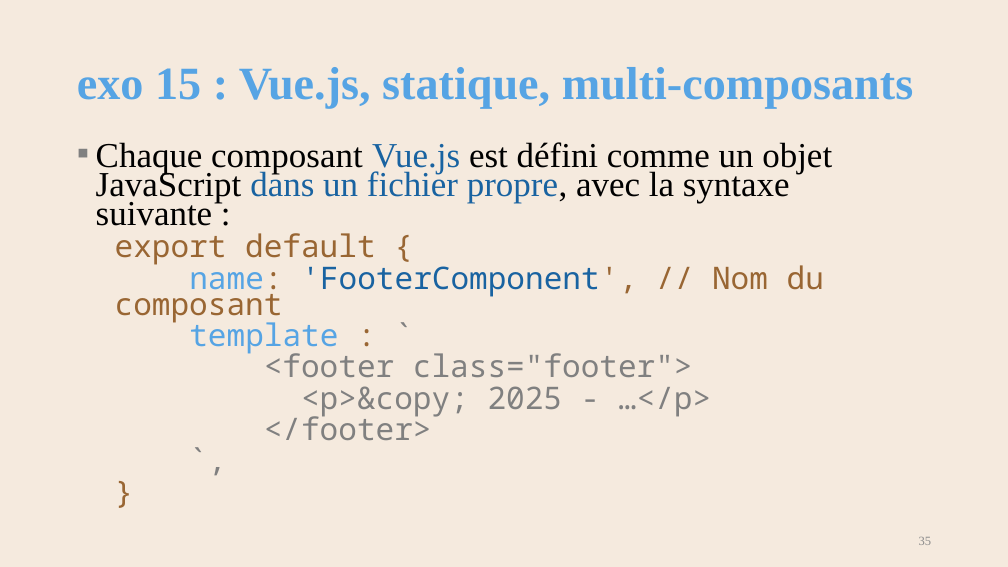
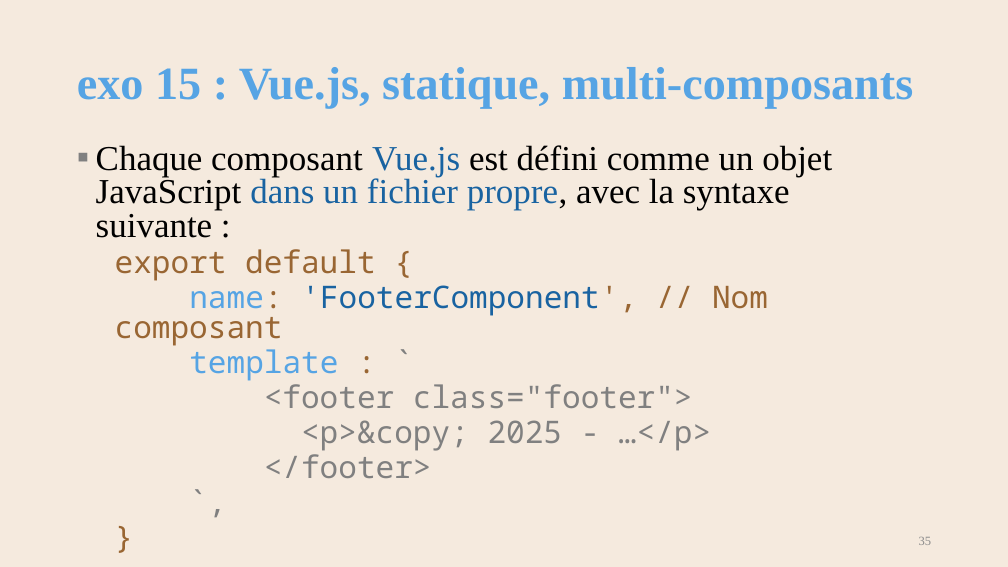
Before and after one commit to AlainWafflard/4IPW3, a slide deck: slide 35 of syllabus/19_composant_vuejs/syllabus_19_composant.pptx. Drawn at 1008x567 pixels with LibreOffice and Linux fonts; fonts in the diff are those of the drawing; background and template pictures are left out. Boxes give left, top, right and bottom in pixels: in the first picture for what was removed or moved away, otherwise in the second. Text is boxed around its words. In the diff, an @@ line names an element or a change of style, - is before the commit and + after.

```diff
--- a/syllabus/19_composant_vuejs/syllabus_19_composant.pptx
+++ b/syllabus/19_composant_vuejs/syllabus_19_composant.pptx
@@ text at (x1=96, y1=145, x2=832, y2=478): line spacing 0.7 to 0.8 @@
@@ text at (x1=115, y1=285, x2=768, y2=346): text changed @@
-  name: 'FooterComponent', // Nom du composant
+  name: 'FooterComponent', // Nom composant
```
Also in this commit, not shown: 9 other slides changed, 48 other files.
